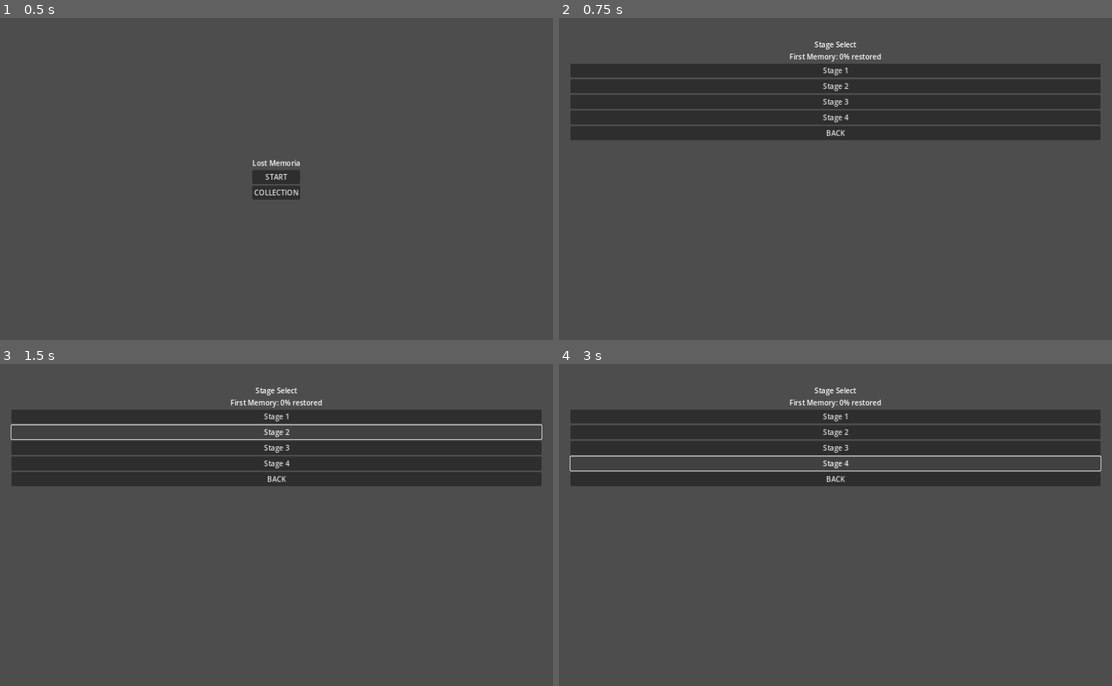
Above: before the commit, frames 1-4 (two rows, left to right).
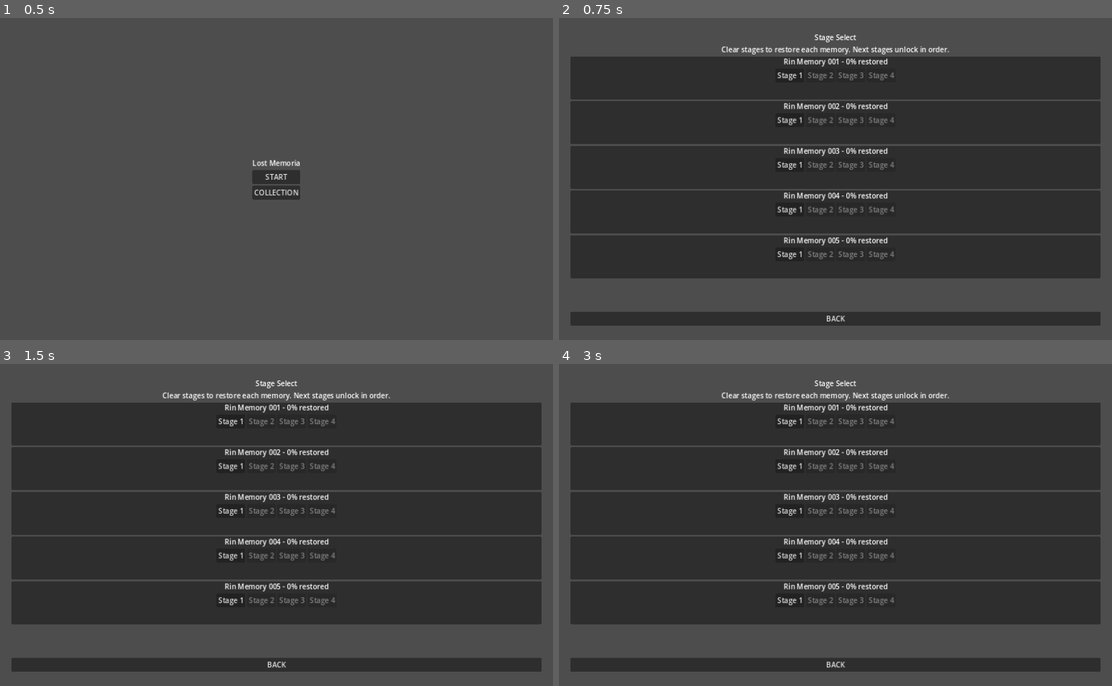
Above: after the commit, the same moments.

Repository: uzupiyo/Lost-Memoria
Game: Godot game, scene res://scenes/title/title.tscn
The game is run twice, just before and just after one commit, with the same random seed, the same clock (stepped at 60 frames per second) and the same inputs.
Inputs (mouse positions are in pixels of both pictures, inside the frame that each line leads up to):
- Up to frame 1 (0.5 s): no input
- Up to frame 2 (0.75 s): click "START" at 0.5 s
- Up to frame 3 (1.5 s): click (276, 431) at 1.25 s, where only the run before the commit has a clickable "Stage 2"
- Up to frame 4 (3 s): click (835, 447) at 2 s, where only the run before the commit has a clickable "Stage 3"; click (835, 463) at 2.75 s, where only the run before the commit has a clickable "Stage 4"

Frame 1 is identical in both runs. In frame 2, 48% of the frame differs, in the area x 2-98%, y 5-96%; in frame 3, 49%; in frame 4, 49%, in the area x 1-99%, y 5-96%.
Error before the commit: Cannot call method 'get_children' on a null value. (res://scripts/stage_select.gd:9)

Commit message:
Make stage select scene dynamic

Diff:
--- a/scenes/stage_select/stage_select.tscn
+++ b/scenes/stage_select/stage_select.tscn
@@ -19,9 +19,9 @@
 grow_horizontal = 2
 grow_vertical = 2
 theme_override_constants/margin_left = 48
-theme_override_constants/margin_top = 48
+theme_override_constants/margin_top = 32
 theme_override_constants/margin_right = 48
-theme_override_constants/margin_bottom = 48
+theme_override_constants/margin_bottom = 32
 
 [node name="VBoxContainer" type="VBoxContainer" parent="MarginContainer"]
 layout_mode = 2
@@ -31,34 +31,22 @@
 text = "Stage Select"
 horizontal_alignment = 1
 
-[node name="ProgressLabel" type="Label" parent="MarginContainer/VBoxContainer"]
+[node name="HintLabel" type="Label" parent="MarginContainer/VBoxContainer"]
+layout_mode = 2
+text = "Clear stages to restore each memory. Next stages unlock in order."
+horizontal_alignment = 1
+
+[node name="ScrollContainer" type="ScrollContainer" parent="MarginContainer/VBoxContainer"]
+layout_mode = 2
+size_flags_vertical = 3
+
+[node name="StillList" type="VBoxContainer" parent="MarginContainer/VBoxContainer/ScrollContainer"]
 unique_name_in_owner = true
 layout_mode = 2
-text = "First Memory: 0% restored"
-horizontal_alignment = 1
-
-[node name="Stage1Button" type="Button" parent="MarginContainer/VBoxContainer"]
-layout_mode = 2
-text = "Stage 1"
-
-[node name="Stage2Button" type="Button" parent="MarginContainer/VBoxContainer"]
-layout_mode = 2
-text = "Stage 2"
-
-[node name="Stage3Button" type="Button" parent="MarginContainer/VBoxContainer"]
-layout_mode = 2
-text = "Stage 3"
-
-[node name="Stage4Button" type="Button" parent="MarginContainer/VBoxContainer"]
-layout_mode = 2
-text = "Stage 4"
+size_flags_horizontal = 3
 
 [node name="BackButton" type="Button" parent="MarginContainer/VBoxContainer"]
 layout_mode = 2
 text = "BACK"
 
-[connection signal="pressed" from="MarginContainer/VBoxContainer/Stage1Button" to="." method="_on_stage_1_pressed"]
-[connection signal="pressed" from="MarginContainer/VBoxContainer/Stage2Button" to="." method="_on_stage_2_pressed"]
-[connection signal="pressed" from="MarginContainer/VBoxContainer/Stage3Button" to="." method="_on_stage_3_pressed"]
-[connection signal="pressed" from="MarginContainer/VBoxContainer/Stage4Button" to="." method="_on_stage_4_pressed"]
 [connection signal="pressed" from="MarginContainer/VBoxContainer/BackButton" to="." method="_on_back_pressed"]
